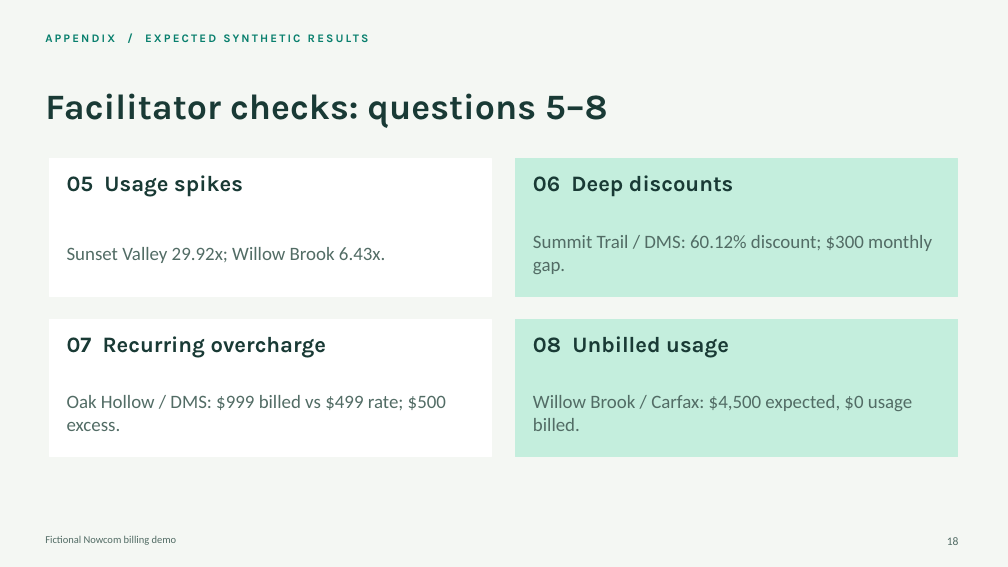
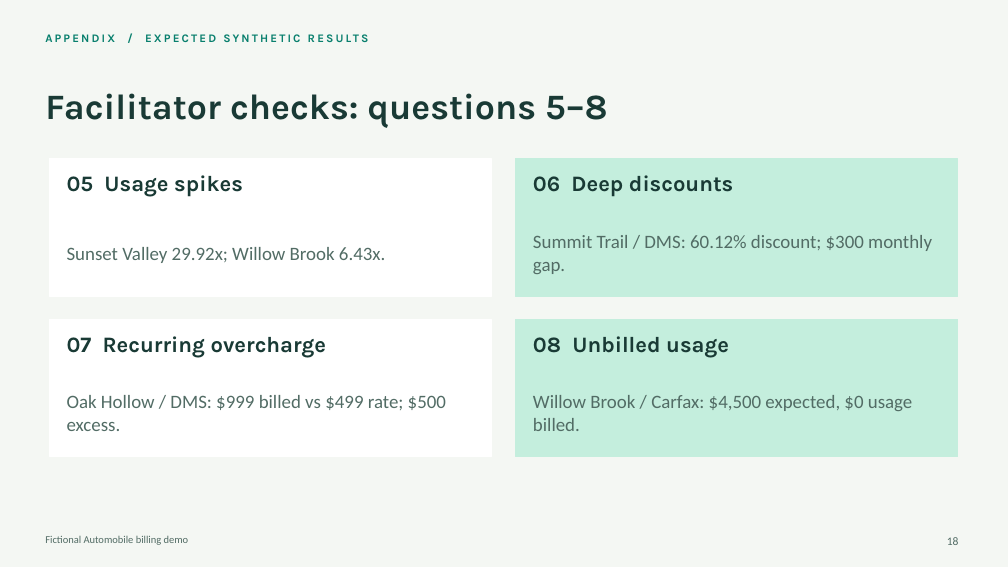
Before and after one commit to krepko7/FabricDataAgents1, a slide deck: slide 18 of workshop-express/Workshop-Express.pptx. Drawn at 1008x567 pixels with LibreOffice and Linux fonts; fonts in the diff are those of the drawing. Boxes give left, top, right and bottom in pixels: in the first picture for what was removed or moved away, otherwise in the second. Text is boxed around its words. In the diff, an @@ line names an element or a change of style, - is before the commit and + after.

```diff
--- a/workshop-express/Workshop-Express.pptx
+++ b/workshop-express/Workshop-Express.pptx
@@ text at box(45, 536, 189, 545): text changed @@
-Fictional Nowcom billing demo
+Fictional Automobile billing demo
```
Also in this commit, not shown: 19 other slides changed, 11 other files.
